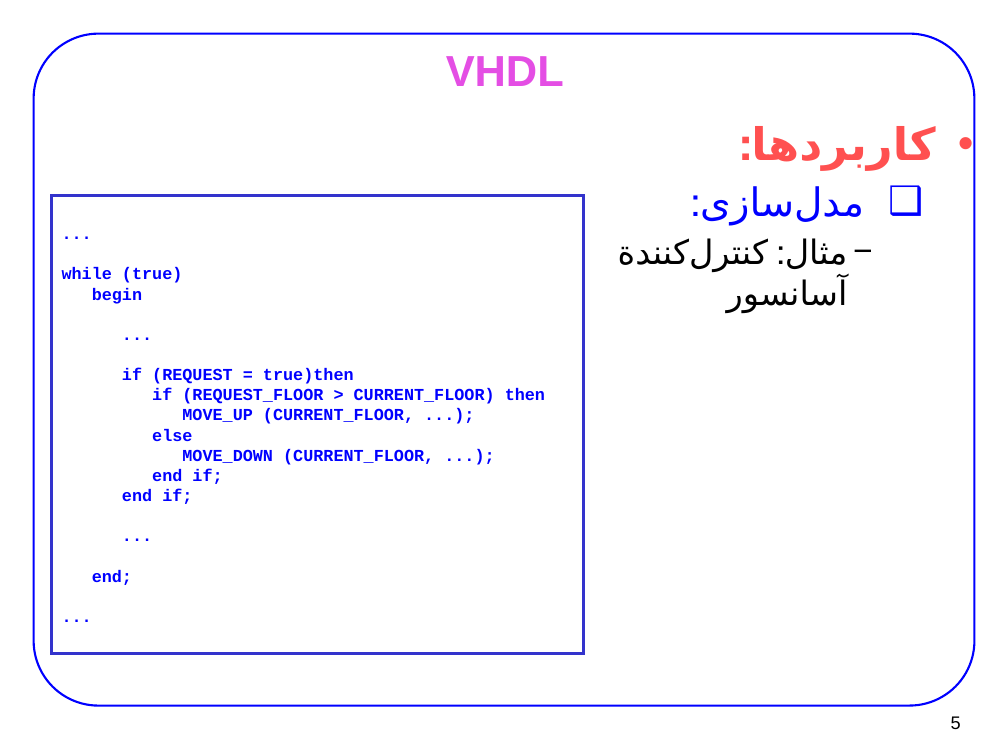
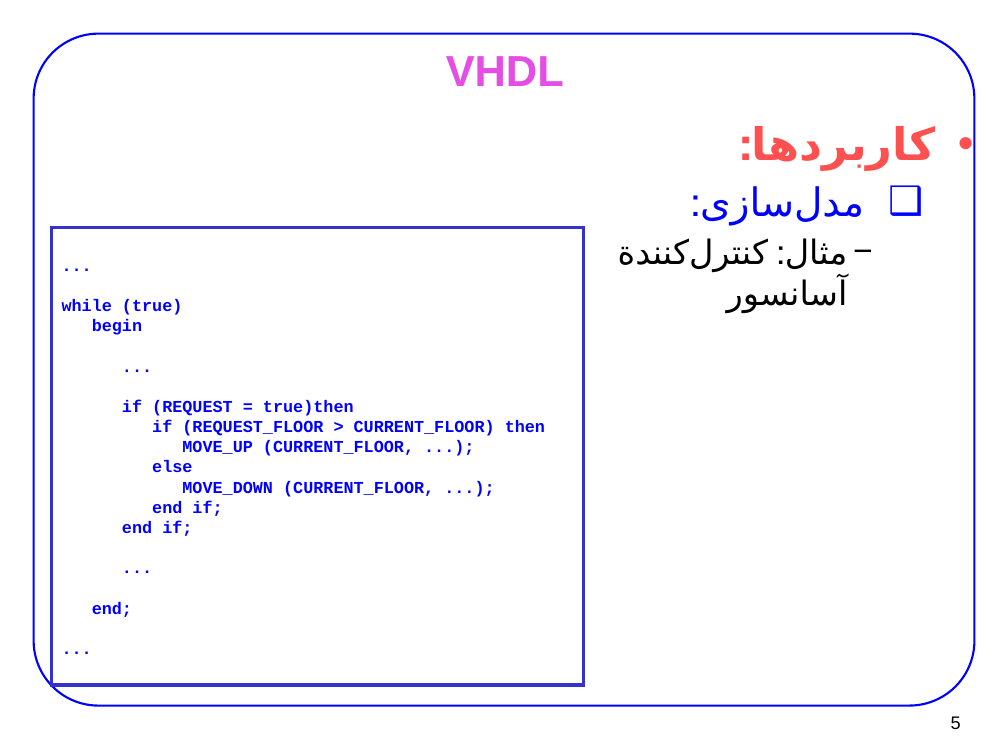
Before and after one commit to 9231058/FPGA-Homework, a slide deck: slide 5 of slides/design/D-01-HDL-.pptx. Drawn at 1008x756 pixels with LibreOffice and Linux fonts; fonts in the diff are those of the drawing. Boxes give left, top, right and bottom in pixels: in the first picture for what was removed or moved away, otherwise in the second. Text is boxed around its words. In the diff, an @@ line names an element or a change of style, - is before the commit and + after.

```diff
--- a/slides/design/D-01-HDL-.pptx
+++ b/slides/design/D-01-HDL-.pptx
@@ rectangle "...": place and size @@
-rectangle "..." at [51, 196, 584, 653]
+rectangle "..." at [51, 227, 584, 684]
```
Also in this commit, not shown: 4 other slides changed, 20 slides added, 1 other file.
